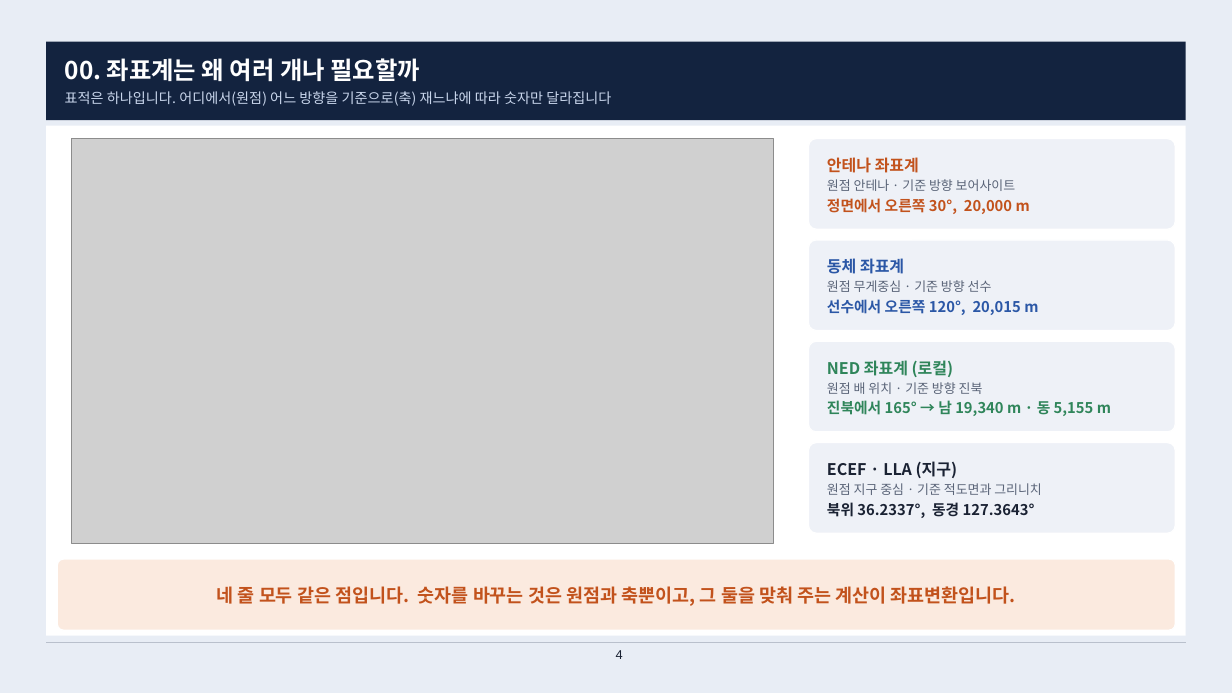
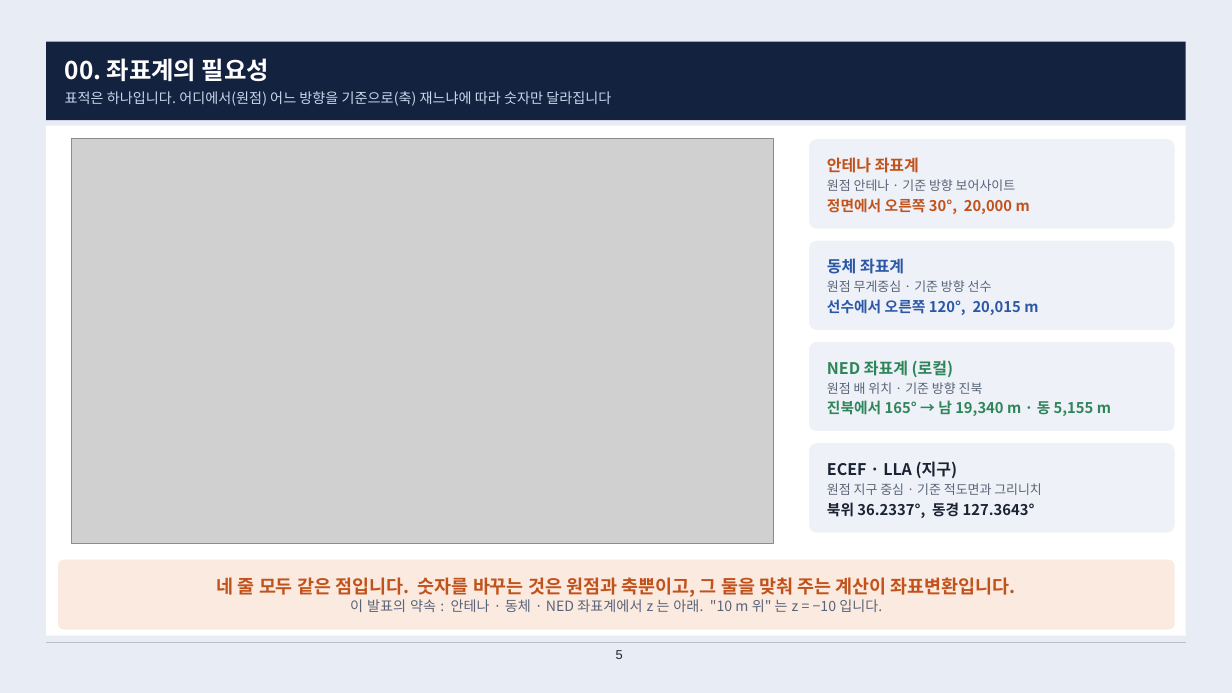
Before and after one commit to harley-hwan/IpcProc, a slide deck: slide 5 of Part2_CoordFrames/ref/산출물/Chapter2_coordinate_systems.pptx (slide 4 before the commit). Drawn at 1232x693 pixels with LibreOffice and Linux fonts; fonts in the diff are those of the drawing; grey boxes stand for pictures. Boxes give left, top, right and bottom in pixels: in the first picture for what was removed or moved away, otherwise in the second. Text is boxed around its words. In the diff, an @@ line names an element or a change of style, - is before the commit and + after.

```diff
--- a/Part2_CoordFrames/ref/산출물/Chapter2_coordinate_systems.pptx
+++ b/Part2_CoordFrames/ref/산출물/Chapter2_coordinate_systems.pptx
@@ text at bbox=[65, 58, 269, 82]: text changed @@
-00. 좌표계는 왜 여러 개나 필요할까
+00. 좌표계의 필요성
@@ text at bbox=[350, 599, 882, 612]: paragraph added @@
+이 발표의 약속 : 안테나 · 동체 · NED 좌표계에서 z 는 아래. "10 m 위" 는 z = −10 입니다.
@@ page number at bbox=[616, 650, 623, 659]: text changed @@
-4
+5
```
Also in this commit, not shown: 20 other slides changed, 4 slides added, 9 slides removed, 4 other files.
